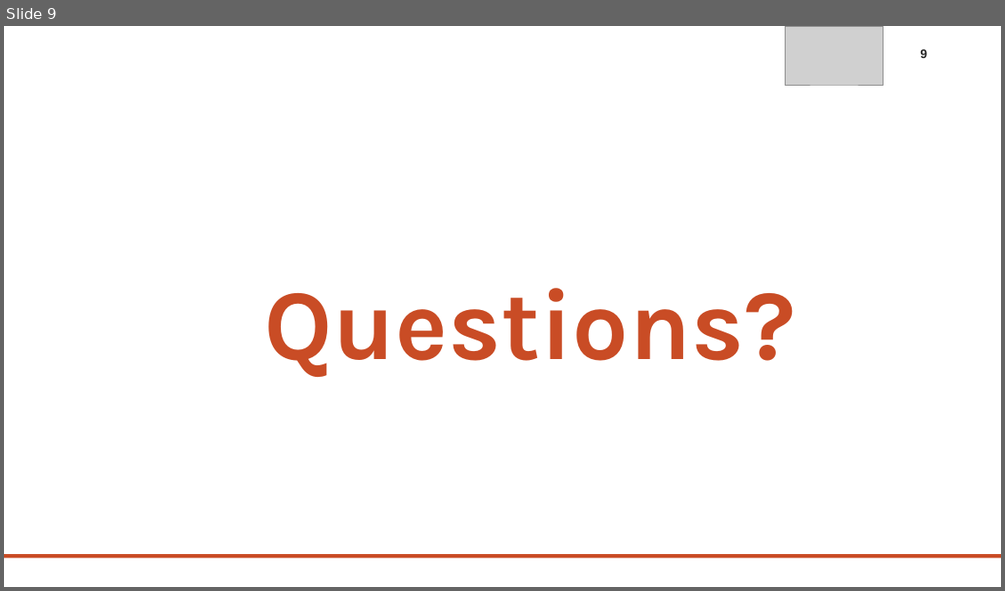
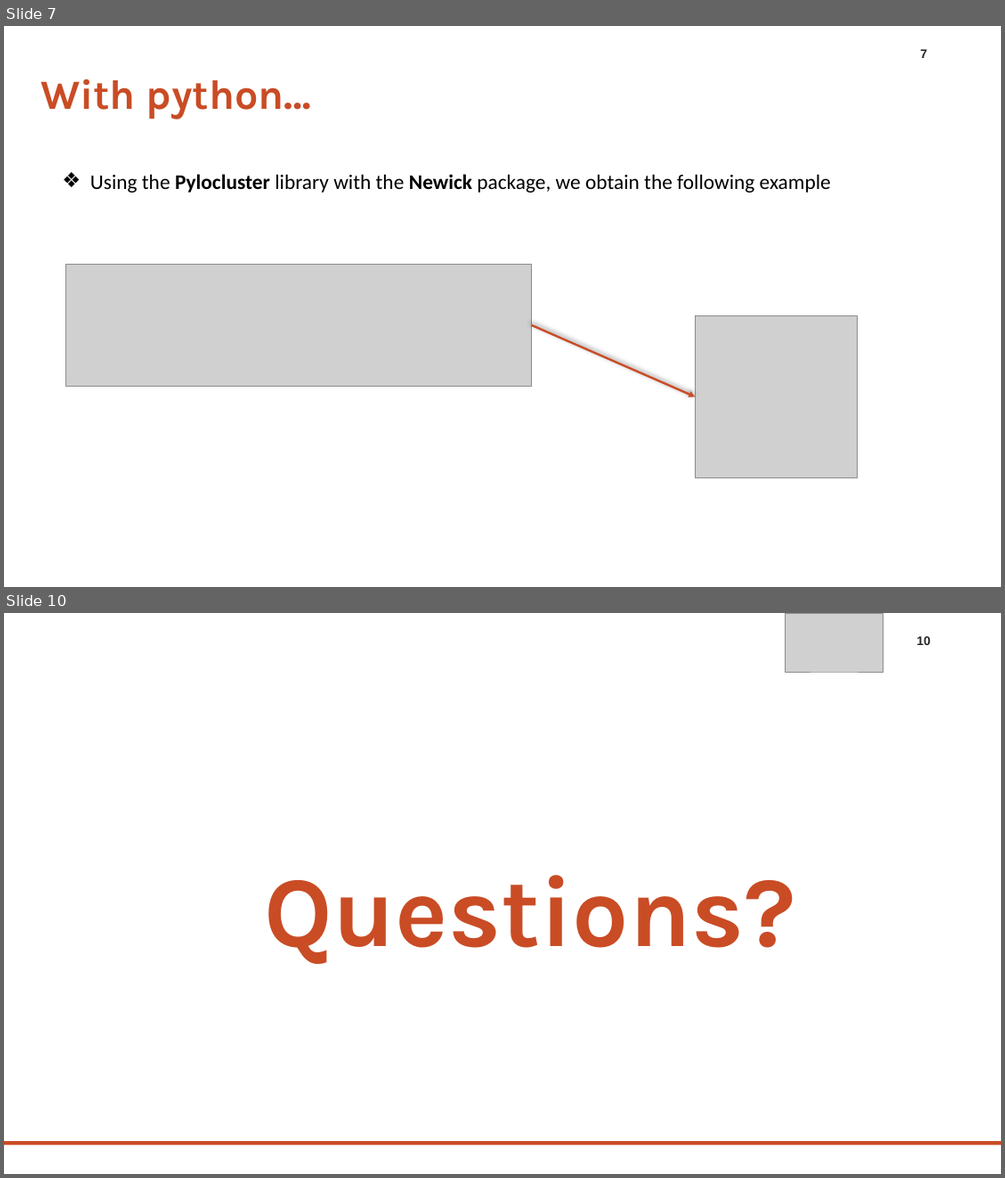
Before and after one commit to LuisFonseca98/Mestrado, a slide deck: AB/Apresentacao/APRESENTACAO_AB.pptx. Shown one above the other, each under a label of ours: slide 9 before the commit, slides 7 and 10 after it; the slides between them are not shown. The pictures are 1005x591 and 1005x1178 pixels, drawn with LibreOffice and Linux fonts; fonts in the diff are those of the drawing; grey boxes stand for pictures; background and template pictures are left out. Boxes give left, top, right and bottom in pixels: in the first picture for what was removed or moved away, otherwise in the second. Text is boxed around its words. In the diff, an @@ line names an element or a change of style, - is before the commit and + after.

```diff
--- a/AB/Apresentacao/APRESENTACAO_AB.pptx
+++ b/AB/Apresentacao/APRESENTACAO_AB.pptx
@@ slide 7 added at (x1=4, y1=26, x2=1001, y2=587), background #FFFFFF @@
@@ page number added at (x1=920, y1=49, x2=927, y2=58), 12 pt, text #262626, bold @@
+7
@@ title added at (x1=40, y1=79, x2=311, y2=119), 40 pt, text #C94C25, bold @@
+With python…
@@ text added at (x1=90, y1=174, x2=831, y2=192), 20 pt, text #000000 @@
+❖ Using the Pylocluster library with the Newick package, we obtain the following example
@@ picture added at (x1=66, y1=264, x2=532, y2=386) @@
@@ picture added at (x1=695, y1=316, x2=858, y2=477) @@
@@ arrow added from (531, 325) to (695, 397), #C94C25 2 pt @@
@@ what was slide 9 is now slide 10 @@
@@ page number at (x1=916, y1=636, x2=930, y2=645): text changed @@
-9
+10
```
Also in this commit, not shown: 5 slides changed, 3 other slides added, 3 slides removed, 2 other files.
